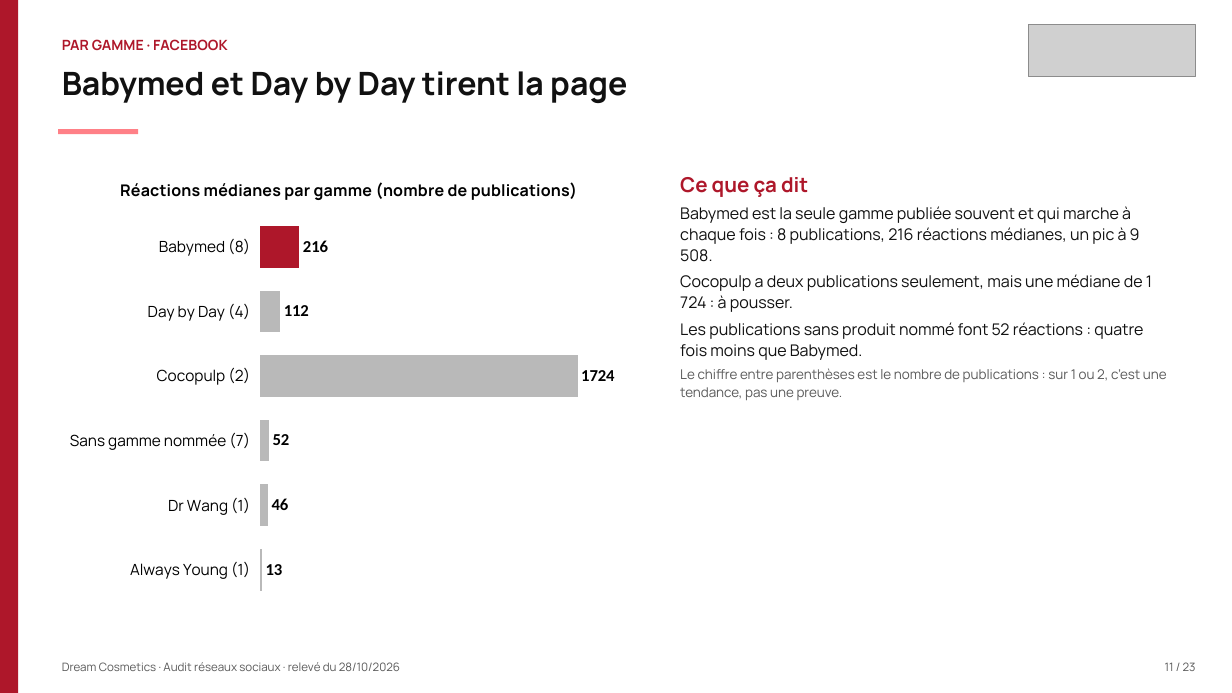
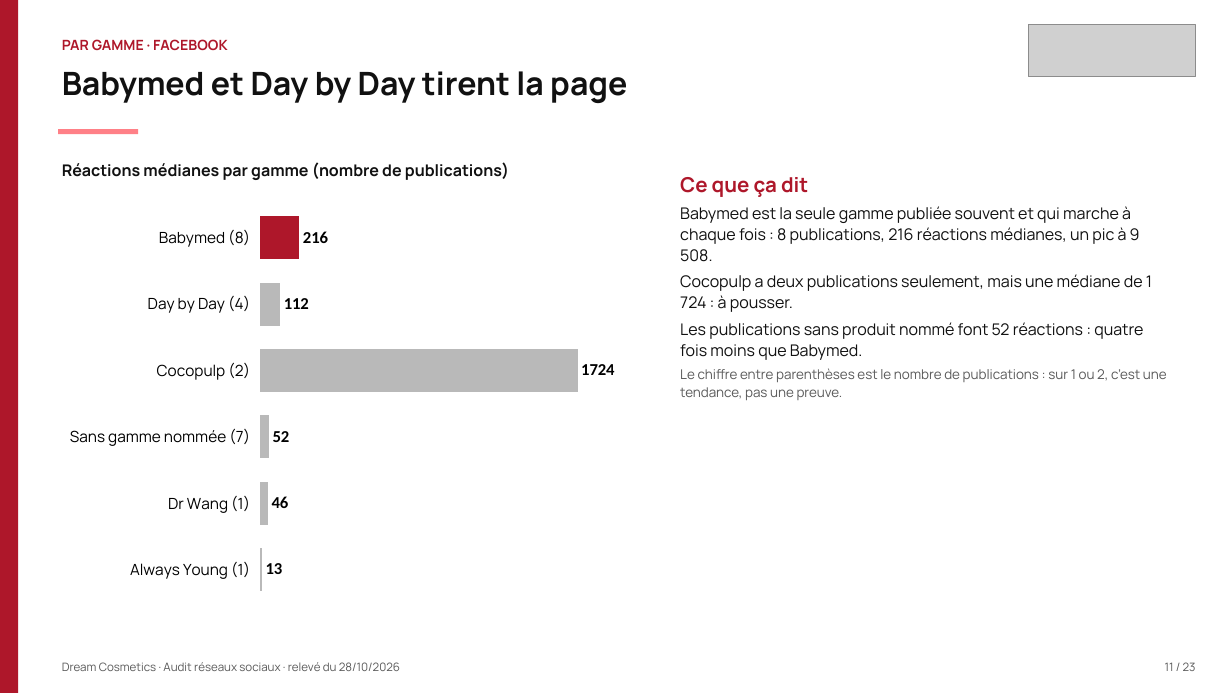
Before and after one commit to leslita06/fatima-unifood-fictif, a slide deck: slide 11 of tmp-tj/261028_dream-cosmetics_audit-reseaux-sociaux_v2.pptx. Drawn at 1232x693 pixels with LibreOffice and Linux fonts; fonts in the diff are those of the drawing; grey boxes stand for pictures. Boxes give left, top, right and bottom in pixels: in the first picture for what was removed or moved away, otherwise in the second. Text is boxed around its words. In the diff, an @@ line names an element or a change of style, - is before the commit and + after.

```diff
--- a/tmp-tj/261028_dream-cosmetics_audit-reseaux-sociaux_v2.pptx
+++ b/tmp-tj/261028_dream-cosmetics_audit-reseaux-sociaux_v2.pptx
@@ text added at box(62, 162, 509, 180), 12.5 pt, text #111111, bold @@
+Réactions médianes par gamme (nombre de publications)
@@ bar chart at box(58, 197, 640, 612) @@
@@ title "Réactions médianes par gamme (nombre de publications)" removed @@
-Réactions médianes par gamme (nombre de publications): 13, 46, 52, 1724, 112, 216
+Series 1: 13, 46, 52, 1724, 112, 216
@@ value axis changed @@
@@ bar chart: place and size @@
-bar chart at box(58, 160, 640, 611)
+bar chart at box(58, 197, 640, 612)
```
Also in this commit, not shown: 13 other slides changed.
